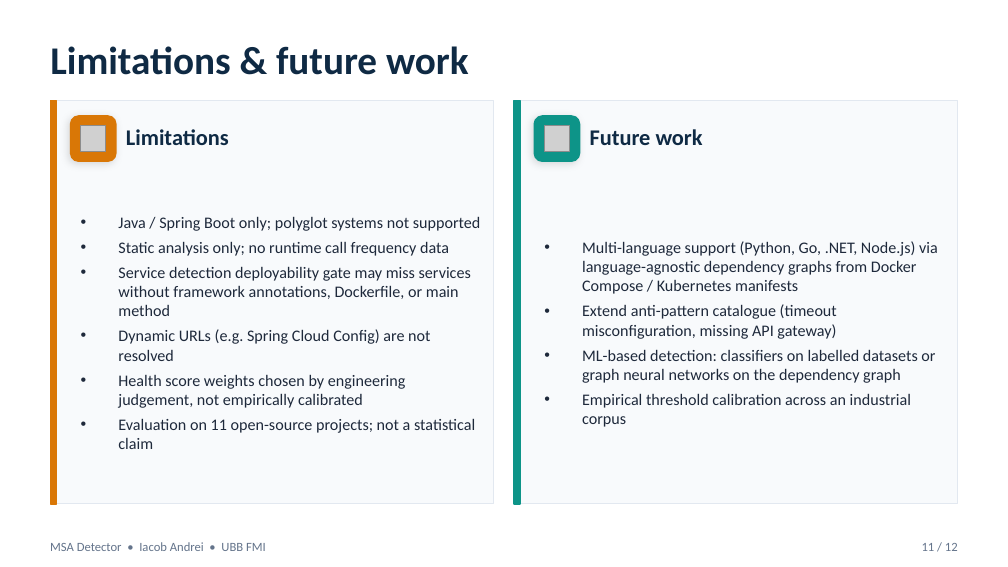
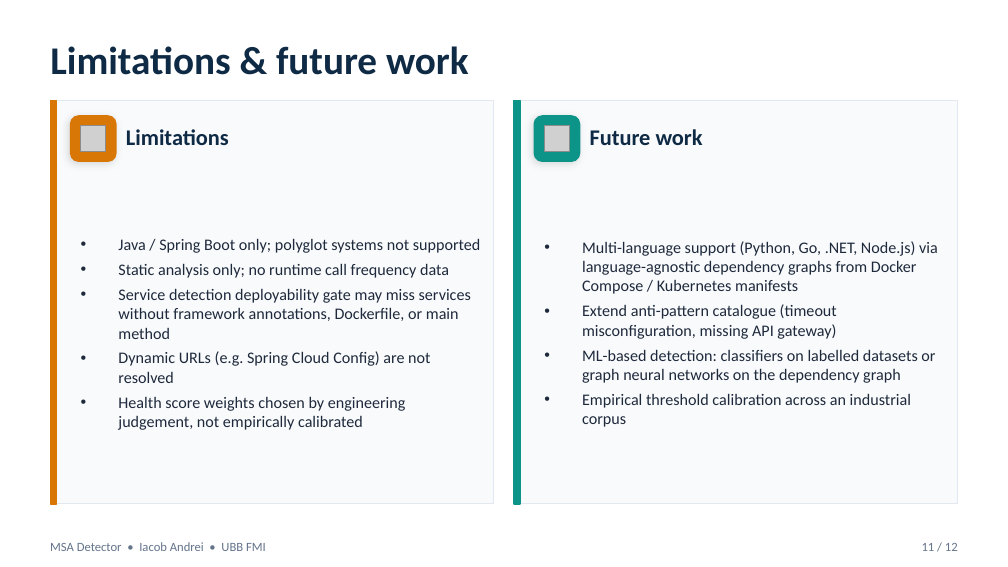
Before and after one commit to andrei45635/dissertation_backend, a slide deck: slide 11 of thesis/presentation/MSA_Detector_Defense.pptx. Drawn at 1008x567 pixels with LibreOffice and Linux fonts; fonts in the diff are those of the drawing; grey boxes stand for pictures. Boxes give left, top, right and bottom in pixels: in the first picture for what was removed or moved away, otherwise in the second. Text is boxed around its words. In the diff, an @@ line names an element or a change of style, - is before the commit and + after.

```diff
--- a/thesis/presentation/MSA_Detector_Defense.pptx
+++ b/thesis/presentation/MSA_Detector_Defense.pptx
@@ text at (118, 418, 475, 449): paragraph removed @@
-• Evaluation on 11 open-source projects; not a statistical claim
```
Also in this commit, not shown: 4 other slides changed, 1 other file.
